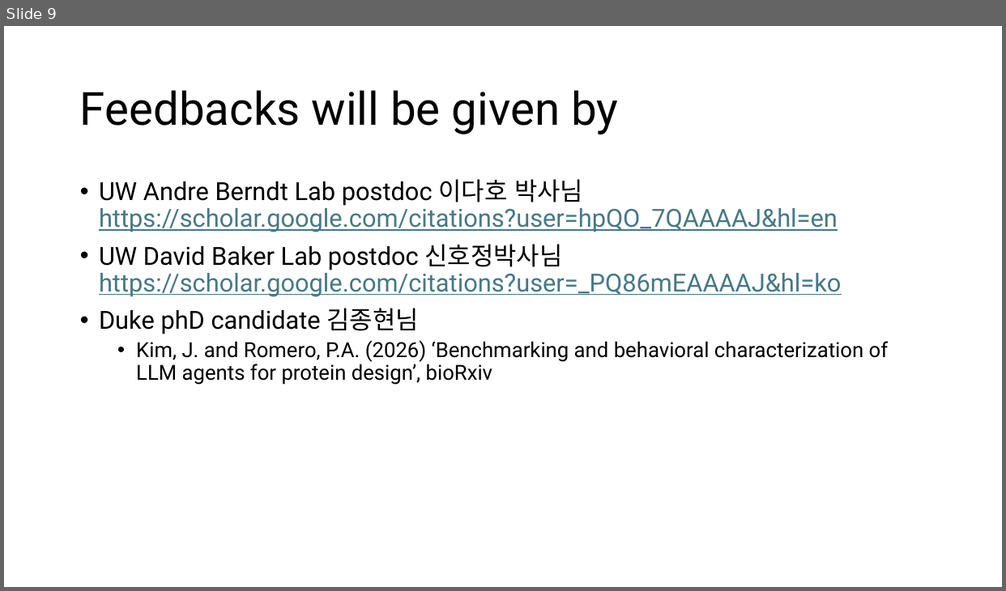
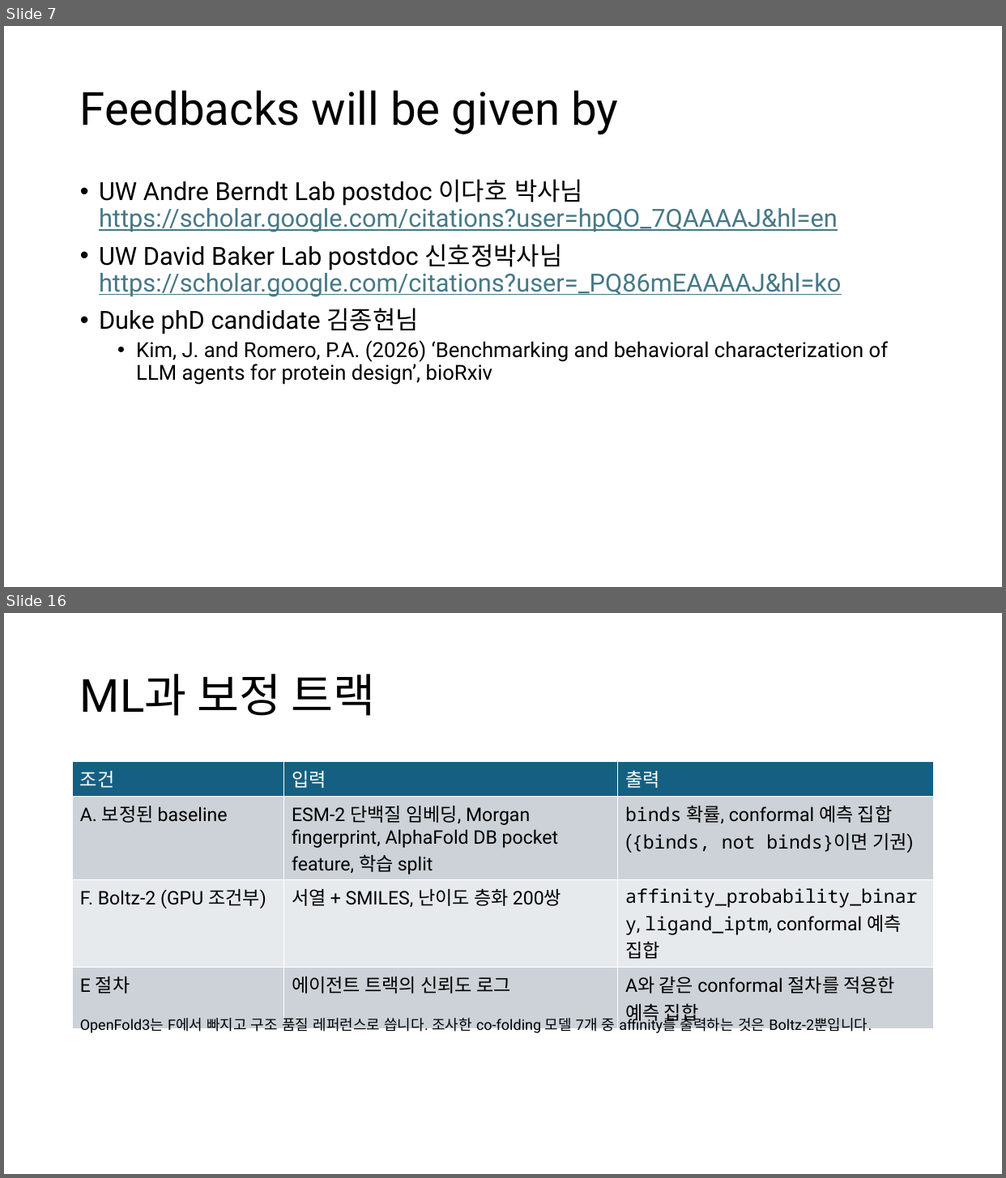
Before and after one commit to Pseudo-Lab/abstain-dti, a slide deck: docs/weekly/w01/week1_onboarding.pptx. Shown one above the other, each under a label of ours: slide 9 before the commit, slides 7 and 16 after it; the slides between them are not shown. The pictures are 1006x591 and 1006x1178 pixels, drawn with LibreOffice and Linux fonts; fonts in the diff are those of the drawing. Boxes give left, top, right and bottom in pixels: in the first picture for what was removed or moved away, otherwise in the second. Text is boxed around its words. In the diff, an @@ line names an element or a change of style, - is before the commit and + after.

```diff
--- a/docs/weekly/w01/week1_onboarding.pptx
+++ b/docs/weekly/w01/week1_onboarding.pptx
@@ slide 16 added at (4, 613, 1002, 1174), background #FFFFFF @@
@@ title added at (80, 674, 376, 716), 44 pt, text #000000 @@
+ML과 보정 트랙
@@ table added at (73, 762, 934, 1027), 4 rows, 3 columns @@
+조건 | 입력 | 출력
+A. 보정된 baseline | ESM-2 단백질 임베딩, Morgan fingerprint, AlphaFold DB pocket feature, 학습 split | binds 확률, conformal 예측 집합 ({binds, not binds}이면 기권)
+F. Boltz-2 (GPU 조건부) | 서열 + SMILES, 난이도 층화 200쌍 | affinity_probability_binary, ligand_iptm, conformal 예측 집합
+E 절차 | 에이전트 트랙의 신뢰도 로그 | A와 같은 conformal 절차를 적용한 예측 집합
@@ text added at (80, 1015, 872, 1034), 14 pt, text #000000 @@
+OpenFold3는 F에서 빠지고 구조 품질 레퍼런스로 씁니다. 조사한 co-folding 모델 7개 중 affinity를 출력하는 것은 Boltz-2뿐입니다.
@@ what was slide 9 is now slide 7 @@
```
Also in this commit, not shown: 6 slides changed, 13 other slides added, 1 slide removed.
